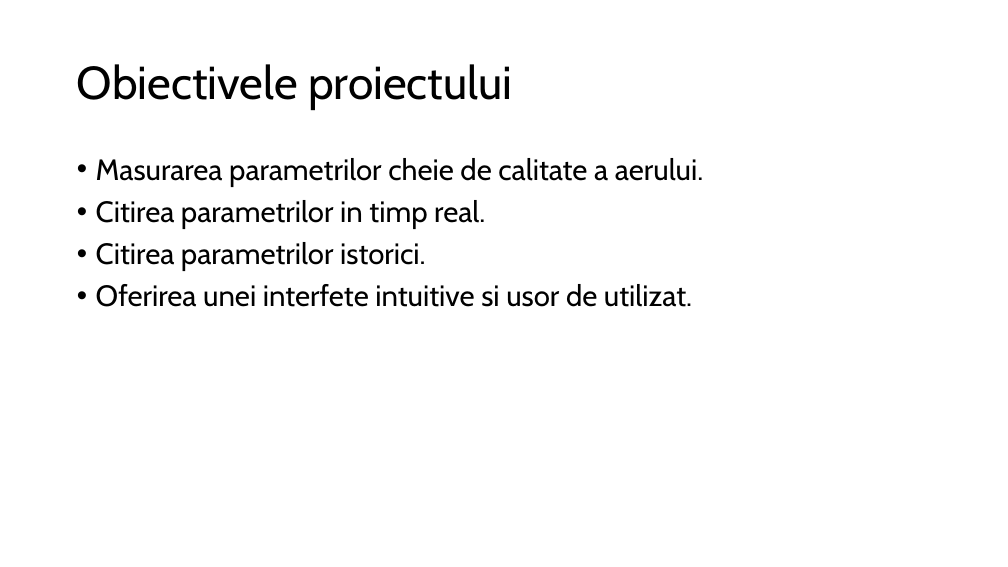
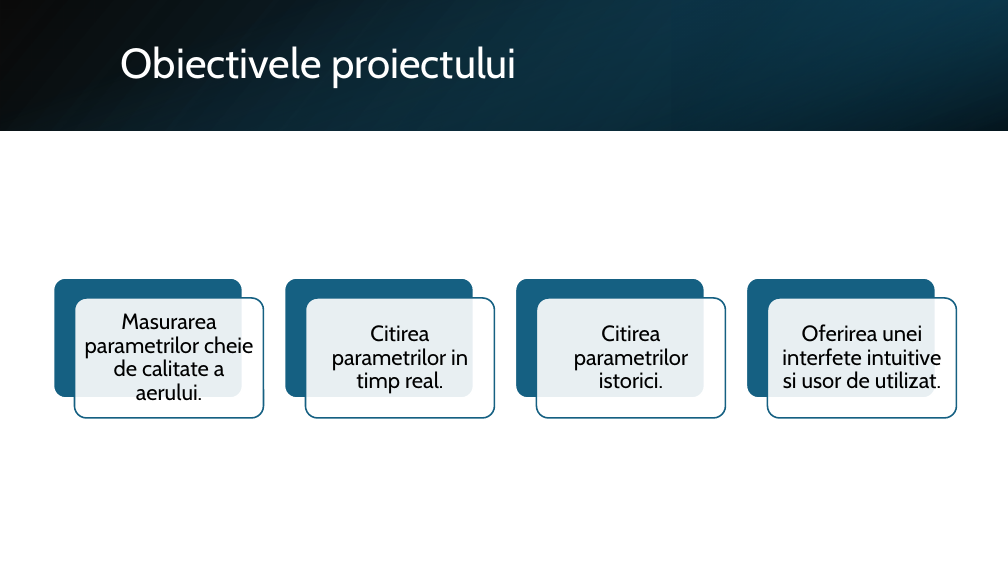
Before and after one commit to Coposescu/IoTDocumentation, a slide deck: slide 4 of Coposescu_Mihai_Octavian_prezentare.pptx. Drawn at 1008x567 pixels with LibreOffice and Linux fonts; fonts in the diff are those of the drawing. Boxes give left, top, right and bottom in pixels: in the first picture for what was removed or moved away, otherwise in the second. Text is boxed around its words. In the diff, an @@ line names an element or a change of style, - is before the commit and + after.

```diff
--- a/Coposescu_Mihai_Octavian_prezentare.pptx
+++ b/Coposescu_Mihai_Octavian_prezentare.pptx
@@ rectangle added at bbox=[0, 0, 1008, 130], fill gradient #000000 to #104862 @@
@@ rectangle added at bbox=[0, 0, 1008, 130], fill gradient #156082 to #000000 @@
@@ title "Obiectivele proiectului": place and size @@
-title "Obiectivele proiectului" at bbox=[77, 64, 512, 110]
+title "Obiectivele proiectului" at bbox=[121, 46, 517, 88]
@@ title "Obiectivele proiectului" at bbox=[121, 46, 517, 88]: size 44 to 40 pt, text colour #000000 to #FFFFFF @@
@@ rectangle added at bbox=[672, 0, 1008, 130], fill gradient #0B3041 to #156082 @@
@@ text removed at bbox=[96, 158, 703, 307] @@
-• Masurarea parametrilor cheie de calitate a aerului.
-• Citirea parametrilor in timp real.
-• Citirea parametrilor istorici.
-• Oferirea unei interfete intuitive si usor de utilizat.
@@ group added at bbox=[54, 278, 957, 418]: 8 rounded rectangles, 4 texts @@
+Masurarea parametrilor cheie de calitate a aerului.
+Citirea parametrilor in timp real.
+Citirea parametrilor istorici.
+Oferirea unei interfete intuitive si usor de utilizat.
```
Also in this commit, not shown: 14 other slides changed, 7 slides added, 2 slides removed.
